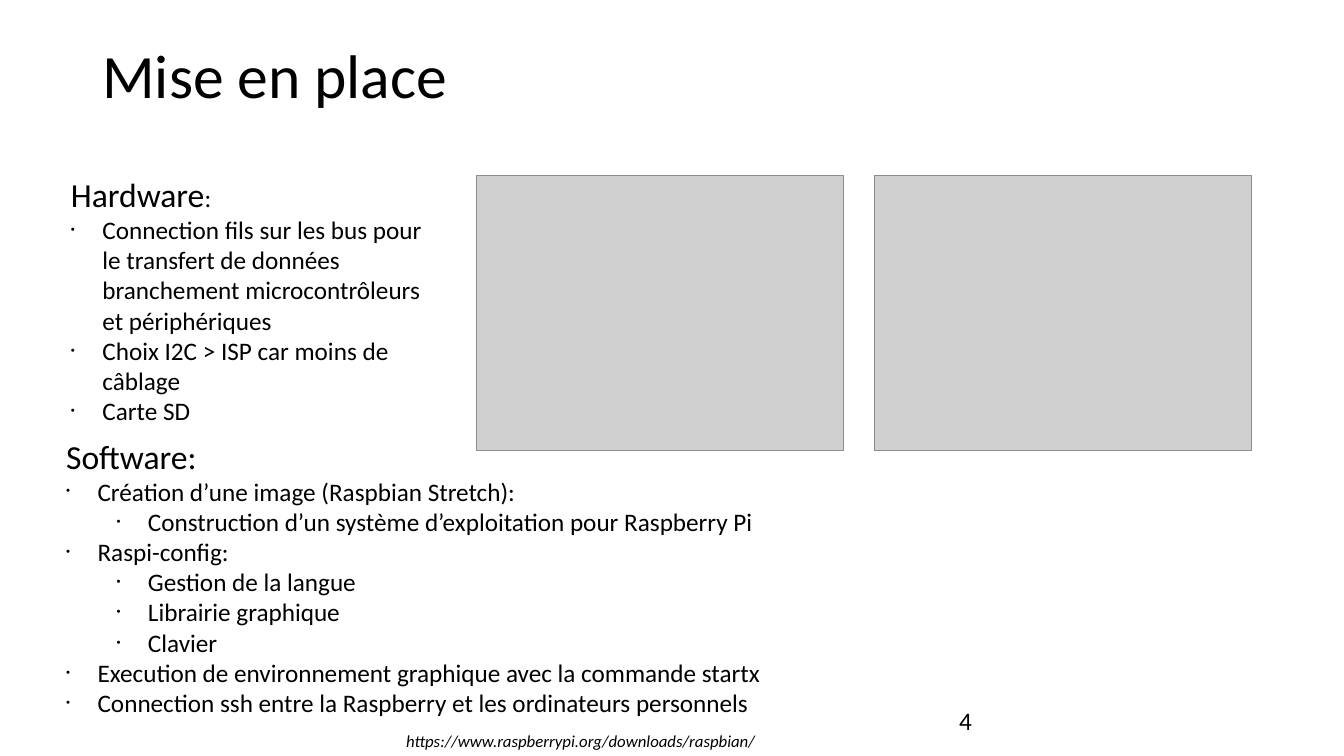
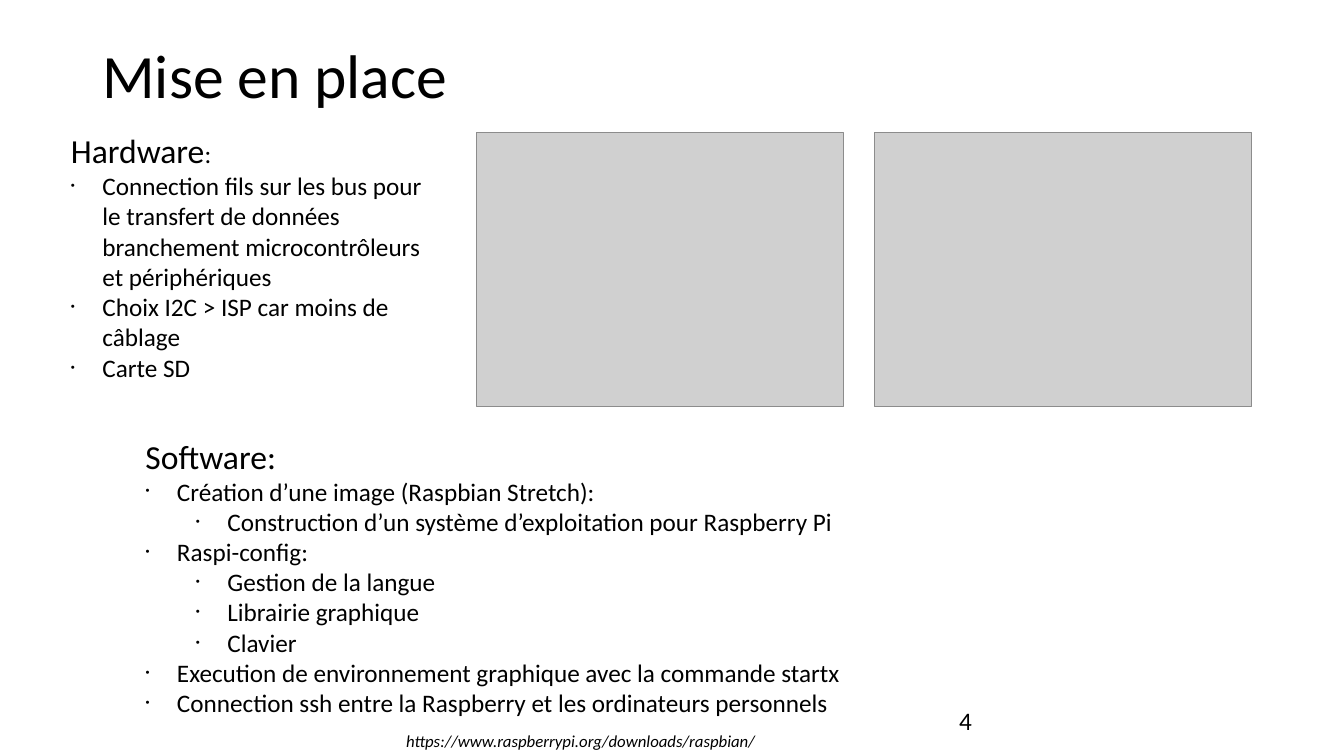
Before and after one commit to jeromelane/WeatherCheckingRpi, a slide deck: slide 4 of weathercheckingrpi/doc/Manuscripts/projet_meteo_JL_KG_18042019v3.odp. Drawn at 1344x756 pixels with LibreOffice and Linux fonts; fonts in the diff are those of the drawing; grey boxes stand for pictures. Boxes give left, top, right and bottom in pixels: in the first picture for what was removed or moved away, otherwise in the second. Text is boxed around its words. In the diff, an @@ line names an element or a change of style, - is before the commit and + after.

```diff
--- a/weathercheckingrpi/doc/Manuscripts/projet_meteo_JL_KG_18042019v3.odp
+++ b/weathercheckingrpi/doc/Manuscripts/projet_meteo_JL_KG_18042019v3.odp
@@ 2 pictures, 1 text: place and size @@
-2 pictures, 1 text at <box>71,175,1252,451</box>
+2 pictures, 1 text at <box>71,132,1252,407</box>
@@ text "Software:": place and size @@
-text "Software:" at <box>66,446,760,716</box>
+text "Software:" at <box>145,446,839,716</box>
```
Also in this commit, not shown: 4 other slides changed, 33 other files.
